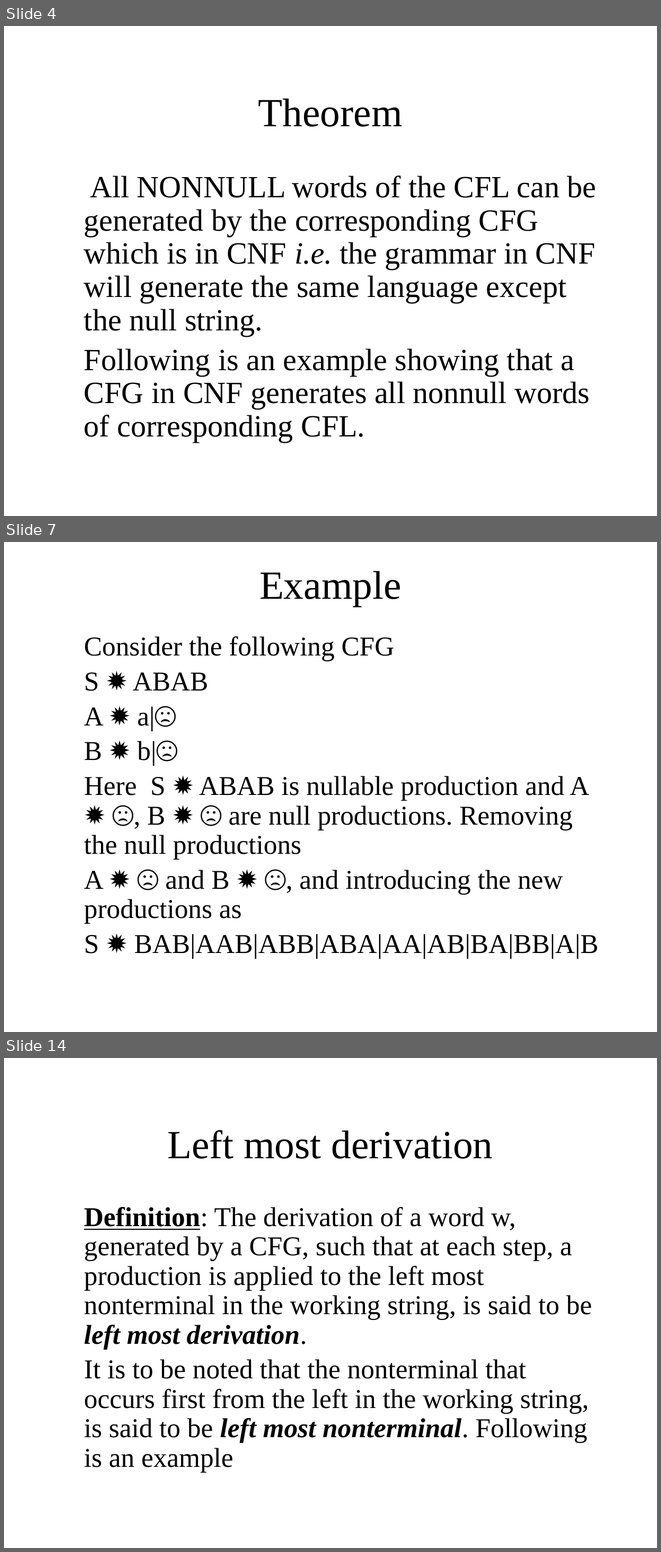
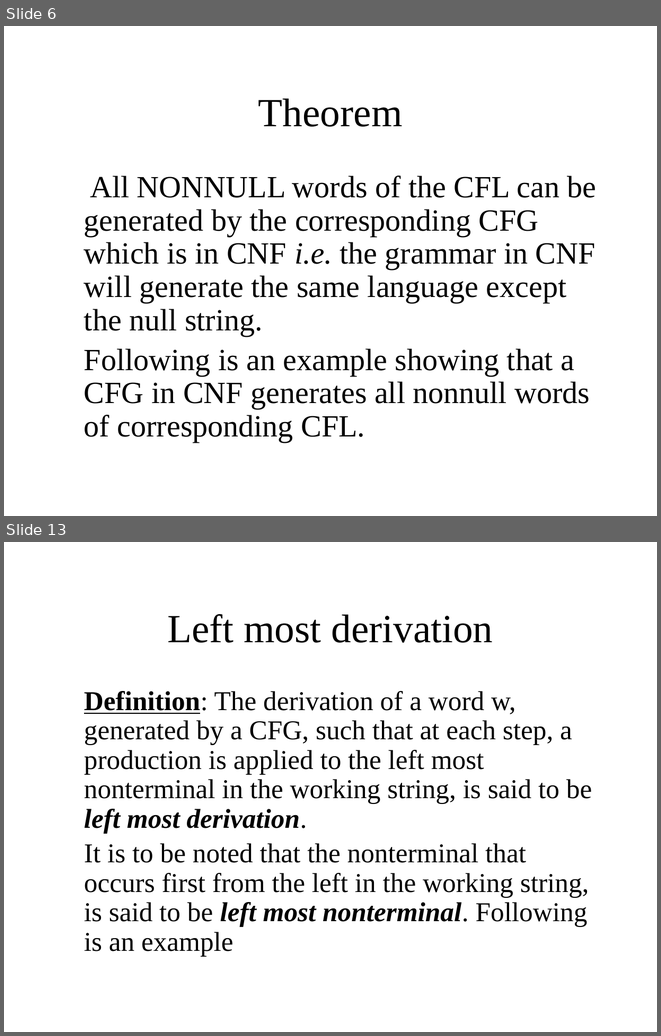
Before and after one commit to bamboat3/toa, a slide deck: Lesson 36.pptx. Shown one above the other, each under a label of ours: slides 4, 7 and 14 before the commit, slides 6 and 13 after it; the slides between them are not shown. The pictures are 661x1552 and 661x1036 pixels, drawn with LibreOffice and Linux fonts; fonts in the diff are those of the drawing. Boxes give left, top, right and bottom in pixels: in the first picture for what was removed or moved away, otherwise in the second. Text is boxed around its words. In the diff, an @@ line names an element or a change of style, - is before the commit and + after.

```diff
--- a/Lesson 36.pptx
+++ b/Lesson 36.pptx
@@ slide 7 removed at [4,542,657,1032], background #FFFFFF @@
@@ title removed at [259,571,401,606] @@
-Example
@@ text removed at [84,636,599,959] @@
-Consider the following CFG
-S ✹ ABAB
-A ✹ a|☹
-B ✹ b|☹
-Here S ✹ ABAB is nullable production and A ✹ ☹, B ✹ ☹ are null productions. Removing the null productions
-A ✹ ☹ and B ✹ ☹, and introducing the new productions as
-S ✹ BAB|AAB|ABB|ABA|AA|AB|BA|BB|A|B
@@ what was slide 4 is now slide 6 @@
@@ what was slide 14 is now slide 13 @@
```
Also in this commit, not shown: 4 slides changed, 10 slides added, 12 other slides removed, 1 other file.
